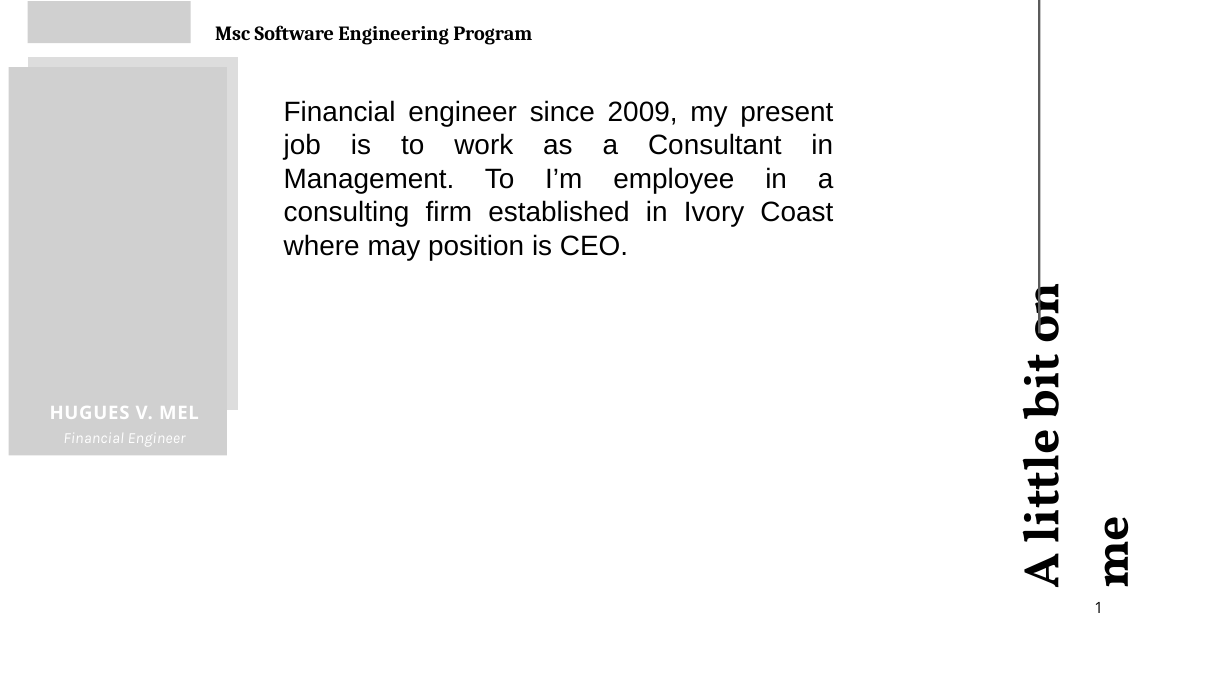
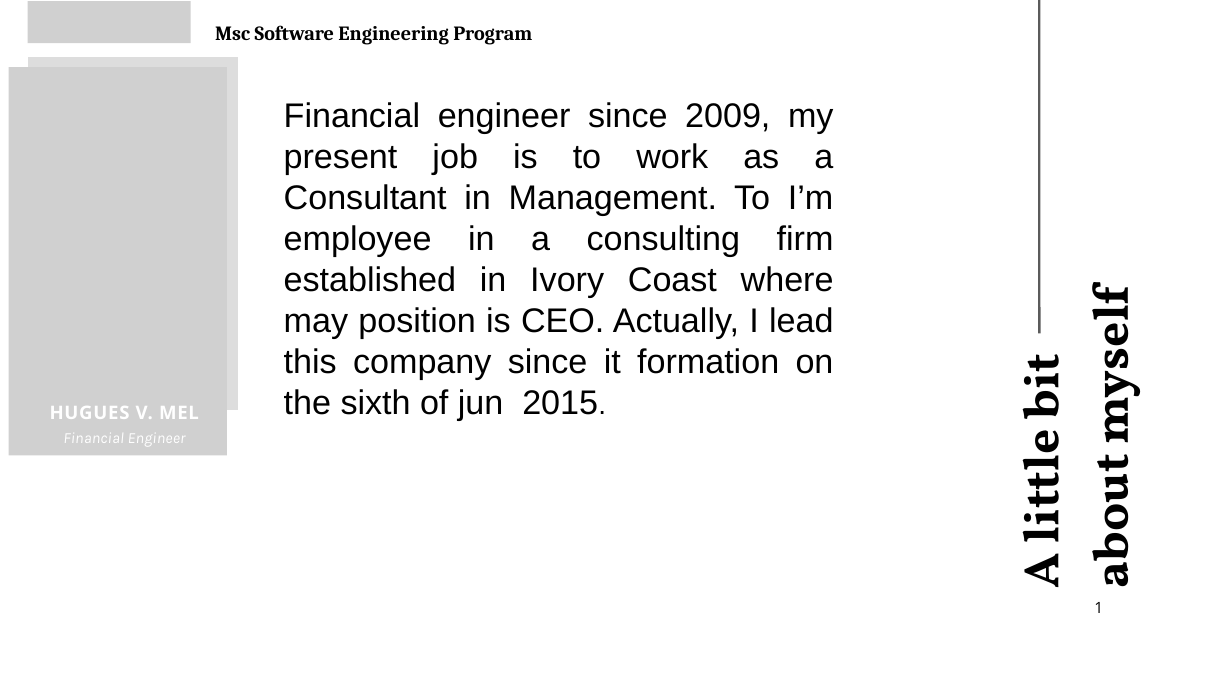
Before and after one commit to Buroval/MY_AIM, a slide deck: slide 1 of Presentation.pptx (slide 2 before the commit). Drawn at 1232x693 pixels with LibreOffice and Linux fonts; fonts in the diff are those of the drawing; grey boxes stand for pictures. Boxes give left, top, right and bottom in pixels: in the first picture for what was removed or moved away, otherwise in the second. Text is boxed around its words. In the diff, an @@ line names an element or a change of style, - is before the commit and + after.

```diff
--- a/Presentation.pptx
+++ b/Presentation.pptx
@@ text at <box>284,102,834,420</box>: text changed; size 18 to 22 pt @@
-Financial engineer since 2009, my present job is to work as a Consultant in Management. To I’m employee in a consulting firm established in Ivory Coast where may position is CEO.
+Financial engineer since 2009, my present job is to work as a Consultant in Management. To I’m employee in a consulting firm established in Ivory Coast where may position is CEO. Actually, I lead this company since it formation on the sixth of jun 2015.
@@ text at <box>1003,301,1153,587</box>: text changed @@
-A little bit on me
+A little bit about myself
```
Also in this commit, not shown: 2 other slides changed, 2 slides added, 2 slides removed.
